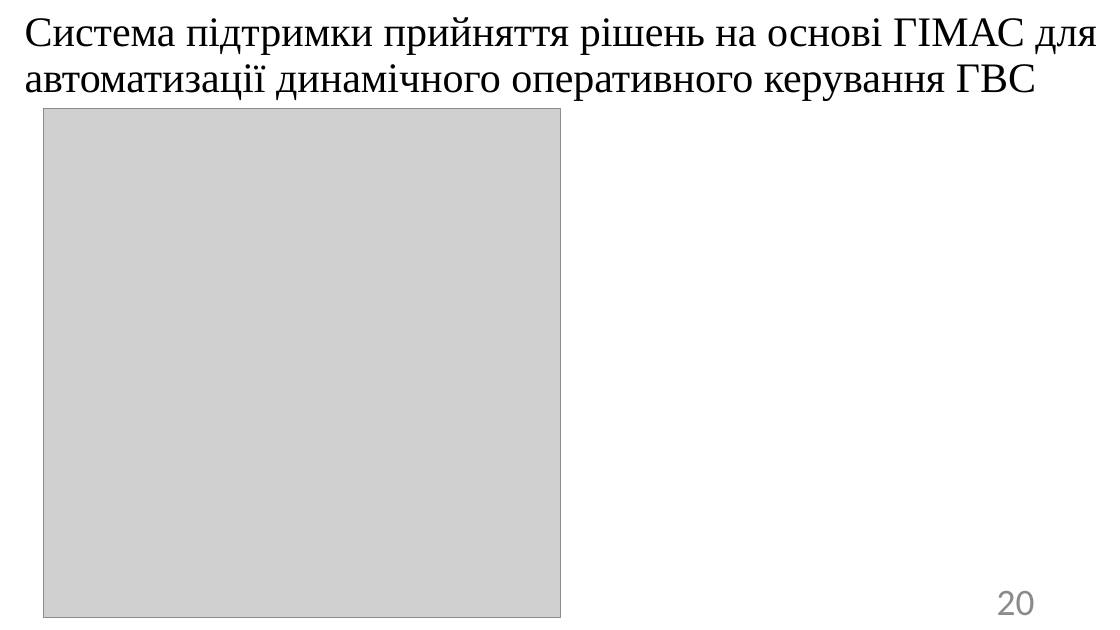
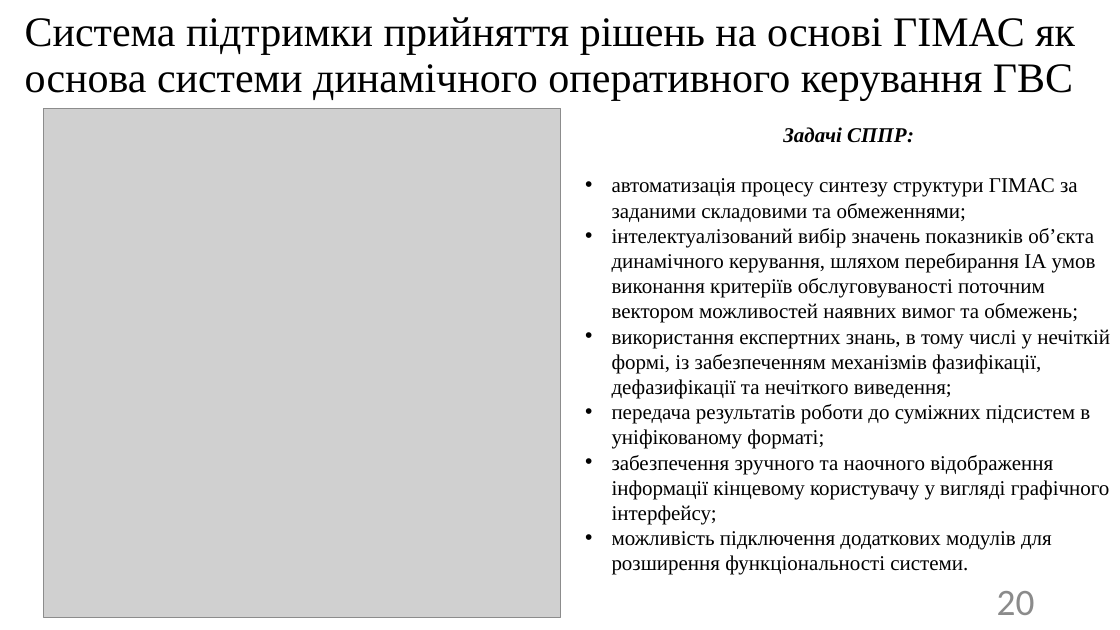
Before and after one commit to SPS-ik/diss, a slide deck: slide 20 of !pres.pptx. Drawn at 1120x630 pixels with LibreOffice and Linux fonts; fonts in the diff are those of the drawing; grey boxes stand for pictures. Boxes give left, top, right and bottom in pixels: in the first picture for what was removed or moved away, otherwise in the second. Text is boxed around its words. In the diff, an @@ line names an element or a change of style, - is before the commit and + after.

```diff
--- a/!pres.pptx
+++ b/!pres.pptx
@@ title at (25, 17, 1075, 100): text changed @@
-Система підтримки прийняття рішень на основі ГІМАС для автоматизації динамічного оперативного керування ГВС
+Система підтримки прийняття рішень на основі ГІМАС як основа системи динамічного оперативного керування ГВС
@@ text added at (612, 127, 1110, 575), 18 pt, text #000000 @@
+Задачі СППР:
+• автоматизація процесу синтезу структури ГІМАС за заданими складовими та обмеженнями;
+• інтелектуалізований вибір значень показників об’єкта динамічного керування, шляхом перебирання ІА умов виконання критеріїв обслуговуваності поточним вектором можливостей наявних вимог та обмежень;
+• використання експертних знань, в тому числі у нечіткій формі, із забезпеченням механізмів фазифікації, дефазифікації та нечіткого виведення;
+• передача результатів роботи до суміжних підсистем в уніфікованому форматі;
+• забезпечення зручного та наочного відображення інформації кінцевому користувачу у вигляді графічного інтерфейсу;
+• можливість підключення додаткових модулів для розширення функціональності системи.
```
Also in this commit, not shown: 11 other slides changed, 1 other file.
